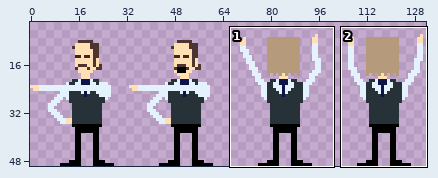
One commit to this sprite sheet: src/assets/denholm_33x50.png. The picture above shows the old version from afar; the outline marks the close-up.
Close-up. The starting point:
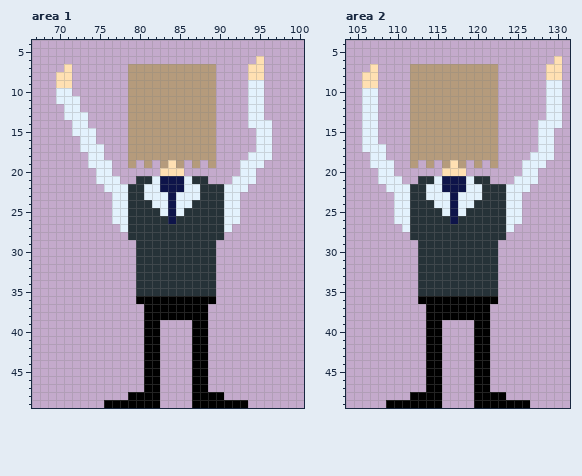
The file is 132x50 pixels. Shown: area 1: x 67..100, y 4..49; area 2: x 104..131, y 4..49. The wide view leaves out empty margins. The commit also changed other parts of the picture, which this record leaves out.
Once edited:
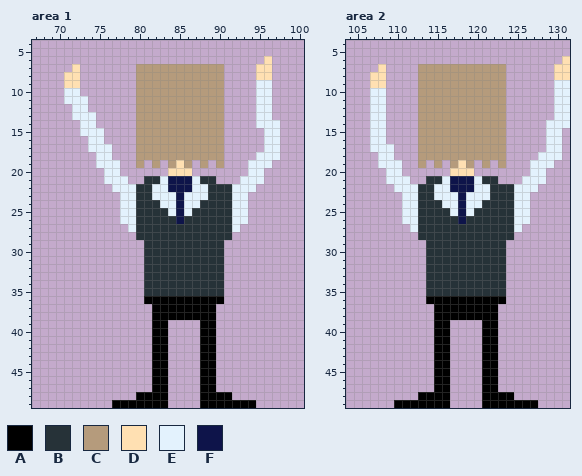
Palette (. is transparent): A #000000  B #263238  C #b59b7c  D #ffe0b2  E #e3f2fd  F #0e144a
From old to new:
--- area 1
@@ x 67..100 @@
  5 ..................................
- 6 ............................D.....
- 7 ....D.......CCCCCCCCCCC....DD.....
- 8 ...DD.......CCCCCCCCCCC....DD.....
- 9 ...DD.......CCCCCCCCCCC....EE.....
-10 ...EE.......CCCCCCCCCCC....EE.....
-11 ...EEE......CCCCCCCCCCC....EE.....
-12 ....EE......CCCCCCCCCCC....EE.....
-13 ....EEE.....CCCCCCCCCCC....EE.....
-14 .....EE.....CCCCCCCCCCC....EEE....
-15 .....EEE....CCCCCCCCCCC.....EE....
-16 ......EE....CCCCCCCCCCC.....EE....
-17 ......EEE...CCCCCCCCCCC.....EE....
-18 .......EE...CCCCCCCCCCC....EEE....
-19 .......EEE..C.C.CDC.C.C...EEE.....
-20 ........EE......DDD.......EE......
-21 ........EEE..BBEFFFEBB...EEE......
-22 .........EEEBBEEFFFEEBBBEEE.......
-23 ..........EEBBEEEFEEEBBBEE........
-24 ..........EEBBBEEFEEBBBBEE........
-25 ..........EEBBBBEFEBBBBBEE........
-26 ..........EEBBBBBFBBBBBBEE........
-27 ...........EBBBBBBBBBBBBE.........
-28 ............BBBBBBBBBBBB..........
-29 .............BBBBBBBBBB...........
-30 .............BBBBBBBBBB...........
-31 .............BBBBBBBBBB...........
-32 .............BBBBBBBBBB...........
-33 .............BBBBBBBBBB...........
-34 .............BBBBBBBBBB...........
-35 .............BBBBBBBBBB...........
-36 .............AAAAAAAAAA...........
-37 ..............AAAAAAAA............
-38 ..............AAAAAAAA............
-39 ..............AA....AA............
-40 ..............AA....AA............
-41 ..............AA....AA............
-42 ..............AA....AA............
-43 ..............AA....AA............
-44 ..............AA....AA............
-45 ..............AA....AA............
-46 ..............AA....AA............
-47 ..............AA....AA............
-48 ............AAAA....AAAA..........
-49 .........AAAAAAA....AAAAAAA.......
+ 6 .............................D....
+ 7 .....D.......CCCCCCCCCCC....DD....
+ 8 ....DD.......CCCCCCCCCCC....DD....
+ 9 ....DD.......CCCCCCCCCCC....EE....
+10 ....EE.......CCCCCCCCCCC....EE....
+11 ....EEE......CCCCCCCCCCC....EE....
+12 .....EE......CCCCCCCCCCC....EE....
+13 .....EEE.....CCCCCCCCCCC....EE....
+14 ......EE.....CCCCCCCCCCC....EEE...
+15 ......EEE....CCCCCCCCCCC.....EE...
+16 .......EE....CCCCCCCCCCC.....EE...
+17 .......EEE...CCCCCCCCCCC.....EE...
+18 ........EE...CCCCCCCCCCC....EEE...
+19 ........EEE..C.C.CDC.C.C...EEE....
+20 .........EE......DDD.......EE.....
+21 .........EEE..BBEFFFEBB...EEE.....
+22 ..........EEEBBEEFFFEEBBBEEE......
+23 ...........EEBBEEEFEEEBBBEE.......
+24 ...........EEBBBEEFEEBBBBEE.......
+25 ...........EEBBBBEFEBBBBBEE.......
+26 ...........EEBBBBBFBBBBBBEE.......
+27 ............EBBBBBBBBBBBBE........
+28 .............BBBBBBBBBBBB.........
+29 ..............BBBBBBBBBB..........
+30 ..............BBBBBBBBBB..........
+31 ..............BBBBBBBBBB..........
+32 ..............BBBBBBBBBB..........
+33 ..............BBBBBBBBBB..........
+34 ..............BBBBBBBBBB..........
+35 ..............BBBBBBBBBB..........
+36 ..............AAAAAAAAAA..........
+37 ...............AAAAAAAA...........
+38 ...............AAAAAAAA...........
+39 ...............AA....AA...........
+40 ...............AA....AA...........
+41 ...............AA....AA...........
+42 ...............AA....AA...........
+43 ...............AA....AA...........
+44 ...............AA....AA...........
+45 ...............AA....AA...........
+46 ...............AA....AA...........
+47 ...............AA....AA...........
+48 .............AAAA....AAAA.........
+49 ..........AAAAAAA....AAAAAAA......
--- area 2
@@ x 104..131 @@
  5 ............................
- 6 ..........................D.
- 7 ...D....CCCCCCCCCCC......DD.
- 8 ..DD....CCCCCCCCCCC......DD.
- 9 ..DD....CCCCCCCCCCC......EE.
-10 ..EE....CCCCCCCCCCC......EE.
-11 ..EE....CCCCCCCCCCC......EE.
-12 ..EE....CCCCCCCCCCC......EE.
-13 ..EE....CCCCCCCCCCC......EE.
-14 ..EE....CCCCCCCCCCC.....EEE.
-15 ..EE....CCCCCCCCCCC.....EE..
-16 ..EE....CCCCCCCCCCC.....EE..
-17 ..EEE...CCCCCCCCCCC.....EE..
-18 ...EE...CCCCCCCCCCC....EEE..
-19 ...EEE..C.C.CDC.C.C...EEE...
-20 ....EE......DDD.......EE....
-21 ....EEE..BBEFFFEBB...EEE....
-22 .....EEEBBEEFFFEEBBBEEE.....
-23 ......EEBBEEEFEEEBBBEE......
-24 ......EEBBBEEFEEBBBBEE......
-25 ......EEBBBBEFEBBBBBEE......
-26 ......EEBBBBBFBBBBBBEE......
-27 .......EBBBBBBBBBBBBE.......
-28 ........BBBBBBBBBBBB........
-29 .........BBBBBBBBBB.........
-30 .........BBBBBBBBBB.........
-31 .........BBBBBBBBBB.........
-32 .........BBBBBBBBBB.........
-33 .........BBBBBBBBBB.........
-34 .........BBBBBBBBBB.........
-35 .........BBBBBBBBBB.........
-36 .........AAAAAAAAAA.........
-37 ..........AAAAAAAA..........
-38 ..........AAAAAAAA..........
-39 ..........AA....AA..........
-40 ..........AA....AA..........
-41 ..........AA....AA..........
-42 ..........AA....AA..........
-43 ..........AA....AA..........
-44 ..........AA....AA..........
-45 ..........AA....AA..........
-46 ..........AA....AA..........
-47 ..........AA....AA..........
-48 ........AAAA....AAAA........
-49 .....AAAAAAA....AAAAAAA.....
+ 6 ...........................D
+ 7 ....D....CCCCCCCCCCC......DD
+ 8 ...DD....CCCCCCCCCCC......DD
+ 9 ...DD....CCCCCCCCCCC......EE
+10 ...EE....CCCCCCCCCCC......EE
+11 ...EE....CCCCCCCCCCC......EE
+12 ...EE....CCCCCCCCCCC......EE
+13 ...EE....CCCCCCCCCCC......EE
+14 ...EE....CCCCCCCCCCC.....EEE
+15 ...EE....CCCCCCCCCCC.....EE.
+16 ...EE....CCCCCCCCCCC.....EE.
+17 ...EEE...CCCCCCCCCCC.....EE.
+18 ....EE...CCCCCCCCCCC....EEE.
+19 ....EEE..C.C.CDC.C.C...EEE..
+20 .....EE......DDD.......EE...
+21 .....EEE..BBEFFFEBB...EEE...
+22 ......EEEBBEEFFFEEBBBEEE....
+23 .......EEBBEEEFEEEBBBEE.....
+24 .......EEBBBEEFEEBBBBEE.....
+25 .......EEBBBBEFEBBBBBEE.....
+26 .......EEBBBBBFBBBBBBEE.....
+27 ........EBBBBBBBBBBBBE......
+28 .........BBBBBBBBBBBB.......
+29 ..........BBBBBBBBBB........
+30 ..........BBBBBBBBBB........
+31 ..........BBBBBBBBBB........
+32 ..........BBBBBBBBBB........
+33 ..........BBBBBBBBBB........
+34 ..........BBBBBBBBBB........
+35 ..........BBBBBBBBBB........
+36 ..........AAAAAAAAAA........
+37 ...........AAAAAAAA.........
+38 ...........AAAAAAAA.........
+39 ...........AA....AA.........
+40 ...........AA....AA.........
+41 ...........AA....AA.........
+42 ...........AA....AA.........
+43 ...........AA....AA.........
+44 ...........AA....AA.........
+45 ...........AA....AA.........
+46 ...........AA....AA.........
+47 ...........AA....AA.........
+48 .........AAAA....AAAA.......
+49 ......AAAAAAA....AAAAAAA....
